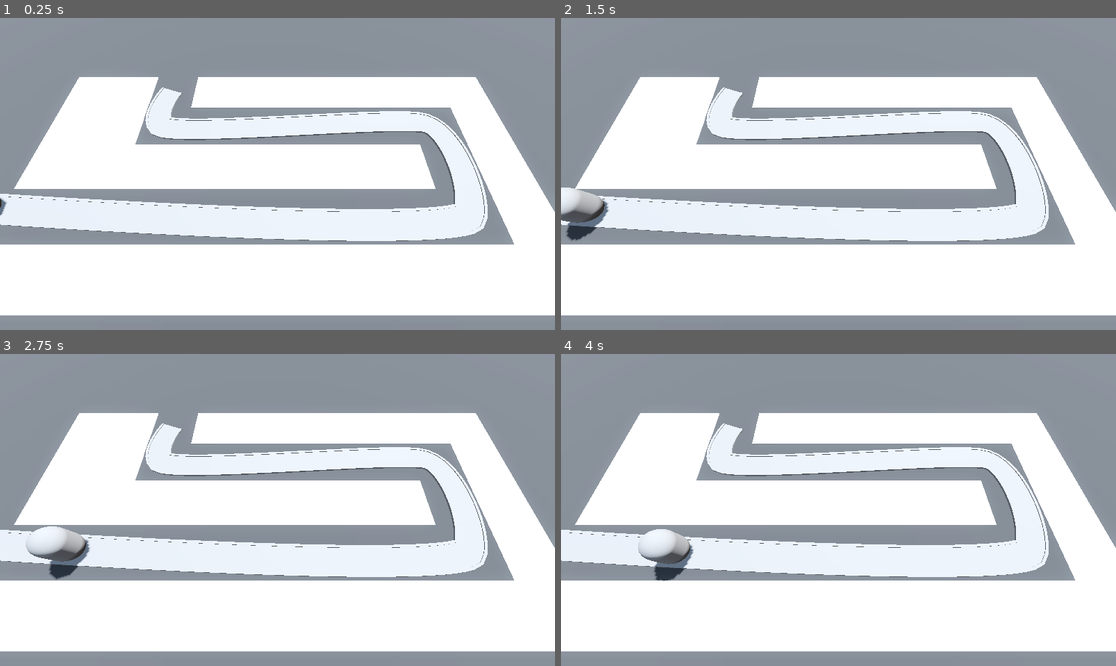
Above: before the commit, frames 1-4 (two rows, left to right).
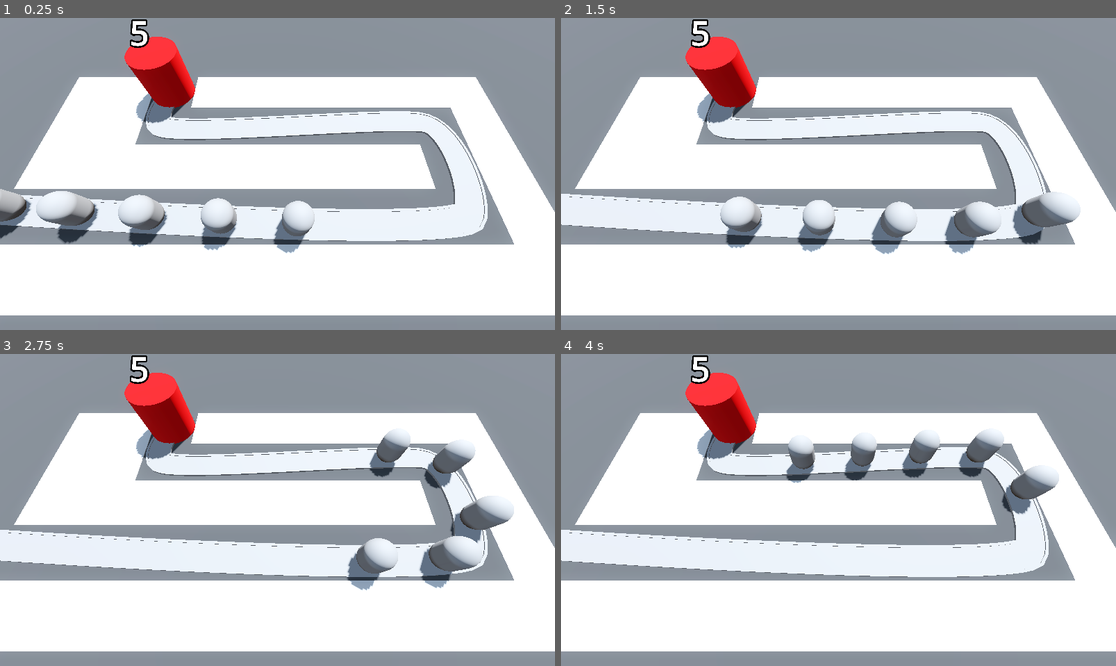
Above: after the commit, the same moments.

Repository: niamh-d/godot-3d-tower-defence
Game: Godot game, scene res://Scenes/base_level.tscn
The game is run twice, just before and just after one commit, with the same random seed, the same clock (stepped at 60 frames per second) and the same inputs.
Inputs:
- Up to frame 1 (0.25 s): no input
- Up to frame 2 (1.5 s): no input
- Up to frame 3 (2.75 s): no input
- Up to frame 4 (4 s): no input

The runs differ from the first frame. In frame 1, 6.1% of the frame differs, in the area x 0-88%, y 0-76%; in frame 2, 7.5%, in the area x 0-94%, y 0-76%; in frame 3, 7.5%; in frame 4, 6.5%.

Commit message:
label on base

Diff:
--- /dev/null
+++ b/Scenes/Base/base.gd
@@ -0,0 +1,18 @@
+extends Node3D
+
+@export var max_health: int = 5
+@onready var label: Label3D = $Label3D
+
+var health: int:
+	set(val):
+		health = val
+		label.text = str(health)
+		if health <= 0:
+			get_tree().reload_current_scene()
+
+func _ready() -> void:
+	health = max_health
+
+func take_damage() -> void:
+	print("hit!")
+	health -= 1
--- /dev/null
+++ b/Scenes/Base/base.tscn
@@ -0,0 +1,24 @@
+[gd_scene load_steps=3 format=3 uid="uid://dkkb8h7iyh54v"]
+
+[ext_resource type="Script" path="res://Scenes/Base/base.gd" id="1_wpcmv"]
+
+[sub_resource type="StandardMaterial3D" id="StandardMaterial3D_ce843"]
+albedo_color = Color(0.886275, 0, 0.0196078, 1)
+
+[node name="Base" type="Node3D" groups=["base"]]
+transform = Transform3D(1, 0, 0, 0, 1, 0, 0, 0, 1, -10, 0, -6)
+script = ExtResource("1_wpcmv")
+
+[node name="CSGCylinder3D" type="CSGCylinder3D" parent="."]
+transform = Transform3D(1, 0, 0, 0, 1, 0, 0, 0, 1, 0, 2, 0)
+radius = 2.0
+height = 4.0
+sides = 32
+material = SubResource("StandardMaterial3D_ce843")
+
+[node name="Label3D" type="Label3D" parent="."]
+transform = Transform3D(1, 0, 0, 0, 1, 0, 0, 0, 1, 0, 5.5, 0)
+billboard = 1
+text = "health"
+font_size = 500
+outline_size = 100
--- a/Scenes/Enemy/enemy.gd
+++ b/Scenes/Enemy/enemy.gd
@@ -2,5 +2,13 @@
 
 @export var speed: float = 2.5
 
+@onready var base = get_tree().get_first_node_in_group("base")
+
 func _process(delta: float) -> void:
 	progress += delta * speed
+	if progress_ratio == 1:
+		apply_damage()
+
+func apply_damage() -> void:
+	base.take_damage()
+	set_process(false)
--- a/Scenes/base_level.tscn
+++ b/Scenes/base_level.tscn
@@ -1,7 +1,8 @@
-[gd_scene load_steps=8 format=3 uid="uid://blu885i46rvl6"]
+[gd_scene load_steps=9 format=3 uid="uid://blu885i46rvl6"]
 
 [ext_resource type="MeshLibrary" uid="uid://dsqiumw83bhdy" path="res://MeshLibraries/SpaceLibrary.tres" id="1_1xu8l"]
 [ext_resource type="PackedScene" uid="uid://cgpx5d1ebwukw" path="res://Scenes/Enemy/enemy.tscn" id="2_3q4ae"]
+[ext_resource type="PackedScene" uid="uid://dkkb8h7iyh54v" path="res://Scenes/Base/base.tscn" id="3_yfdac"]
 
 [sub_resource type="ProceduralSkyMaterial" id="ProceduralSkyMaterial_h04u7"]
 sky_horizon_color = Color(0.64625, 0.65575, 0.67075, 1)
@@ -21,7 +22,7 @@
 
 [sub_resource type="Curve3D" id="Curve3D_bseye"]
 _data = {
-"points": PackedVector3Array(0, 0, 0, 0, 0, 0, -21.1886, 3.8 …(191 unchanged characters)… 2357, 0, -1.93237, 0, 0, 0, 0, 0, 0, -10.1769, 0, -6.13952),
+"points": PackedVector3Array(0, 0, 0, 0, 0, 0, -21.1886, 3.8 …(191 unchanged characters)… 2357, 0, -1.93237, 0, 0, 0, 0, 0, 0, -10, 0, -6),
 "tilts": PackedFloat32Array(0, 0, 0, 0, 0)
 }
 point_count = 5
@@ -95,3 +96,26 @@
 
 [node name="Enemy" parent="Path3D" instance=ExtResource("2_3q4ae")]
 transform = Transform3D(-0.0147368, 1.09278e-07, -0.999891, -7.10543e-15, 1, 1.0929e-07, 0.999891, 1.61058e-09, -0.0147368, -21.1886, 3.8147e-06, 5.48562)
+speed = 10.0
+
+[node name="Enemy2" parent="Path3D" instance=ExtResource("2_3q4ae")]
+transform = Transform3D(-0.0601816, 1.12812e-07, -0.998187, 5.04927e-09, 1, 1.12713e-07, 0.998187, 1.74312e-09, -0.0601816, -16.1989, 3.24985e-06, 5.80431)
+progress = 5.0
+speed = 10.0
+
+[node name="Enemy3" parent="Path3D" instance=ExtResource("2_3q4ae")]
+transform = Transform3D(-0.0534631, 1.1229e-07, -0.998569, 4.29246e-09, 1, 1.12221e-07, 0.998569, 1.71336e-09, -0.0534631, -11.2069, 2.68749e-06, 6.08871)
+progress = 10.0
+speed = 10.0
+
+[node name="Enemy4" parent="Path3D" instance=ExtResource("2_3q4ae")]
+transform = Transform3D(-0.0453762, 1.11661e-07, -0.99897, 3.38624e-09, 1, 1.11622e-07, 0.99897, 1.68224e-09, -0.0453762, -6.21307, 2.12781e-06, 6.33667)
+progress = 15.0
+speed = 10.0
+
+[node name="Enemy5" parent="Path3D" instance=ExtResource("2_3q4ae")]
+transform = Transform3D(-0.0342268, 1.10794e-07, -0.999414, 2.14538e-09, 1, 1.10785e-07, 0.999414, 1.6477e-09, -0.0342268, -1.21709, 1.57165e-06, 6.53748)
+progress = 20.0
+speed = 10.0
+
+[node name="Base" parent="." instance=ExtResource("3_yfdac")]
--- a/project.godot
+++ b/project.godot
@@ -14,3 +14,7 @@
 run/main_scene="res://Scenes/base_level.tscn"
 config/features=PackedStringArray("4.3", "Forward Plus")
 config/icon="res://icon.svg"
+
+[global_group]
+
+base=""
Not shown: 4 places in MeshLibraries/SpaceLibrary.tres that only renumber resources
